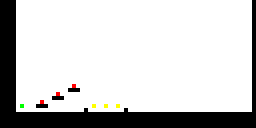
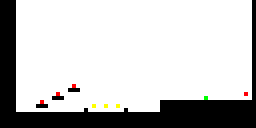
Revision of a layered (256, 128) image; what changed, layer by layer:
painted on "图层 1" over [20, 92, 252, 112]
